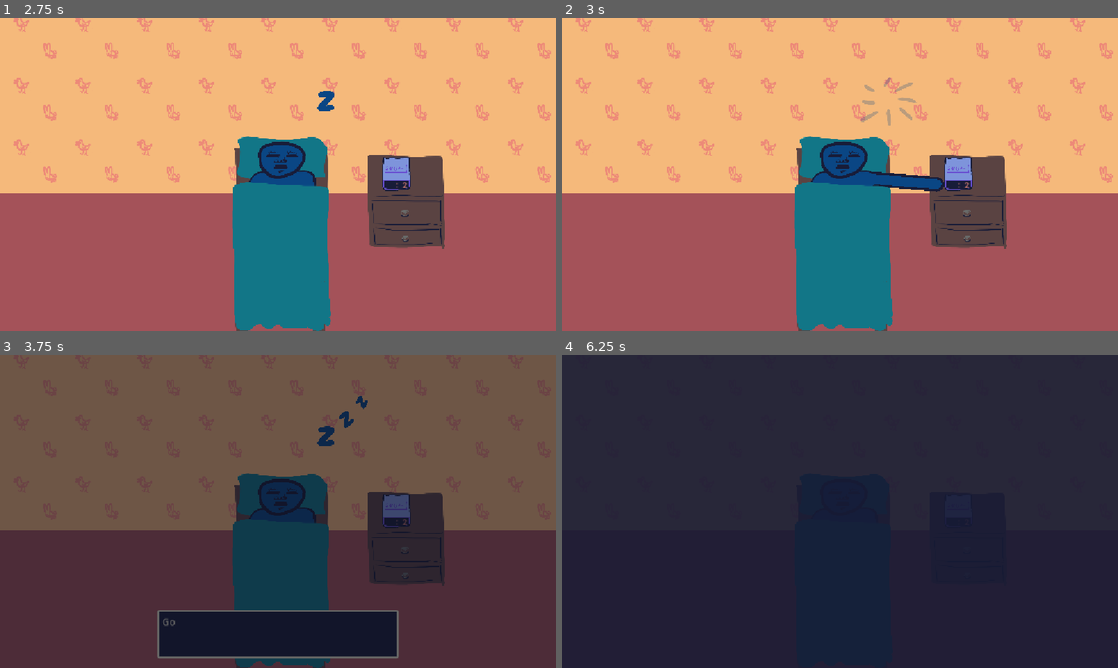
Above: before the commit, frames 1-4 (two rows, left to right).
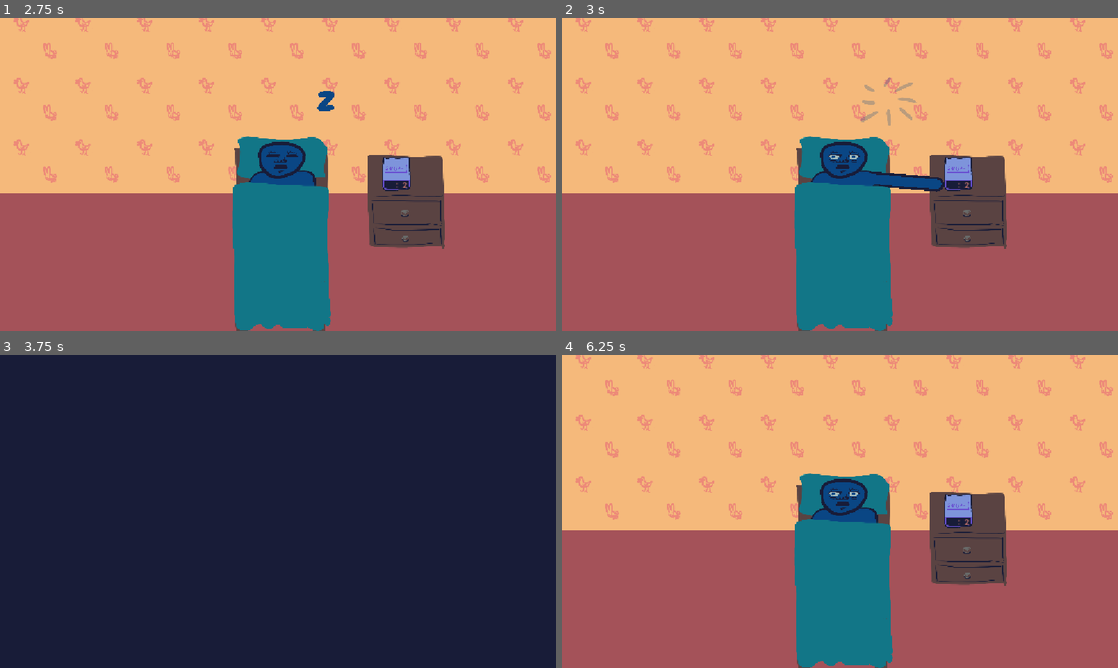
Above: after the commit, the same moments.

Repository: harperstoeckle/be_late_for_work
Game: Godot game, scene res://scenes/main.tscn
Two runs of this game, one before a commit and one after it. Both use one fixed random seed, a clock stepped at 60 frames per second and the inputs below. Sound files missing from this copy of the repository are replaced by a short silence.
Inputs:
- Up to frame 1 (2.75 s): tap Enter (ui_accept) at 0.5, 0.77, 1.52, 2 s; hold Up (ui_up) 0.53-1.28 s; hold J (snooze) 0.53-1.28 s; hold Down (ui_down) 1.28-2.03 s; tap J (snooze) at 1.35 s; hold Up (ui_up) from 2.03 s (still down); hold J (snooze) from 2.03 s (still down)
- Up to frame 2 (3 s): keep holding Up (ui_up); tap Enter (ui_accept) at 2.75 s; release J (snooze) at 2.78 s; tap J (snooze) at 2.85 s
- Up to frame 3 (3.75 s): tap Enter (ui_accept) at 3.02 s; release Up (ui_up) at 3.53 s; hold Down (ui_down) from 3.53 s (still down); hold J (snooze) from 3.53 s (still down)
- Up to frame 4 (6.25 s): tap Enter (ui_accept) at 3.77, 4.52, 5.75, 6.02 s; release J (snooze) at 4.28 s; tap J (snooze) at 4.35, 5.85 s; hold J (snooze) 5.03-5.78 s; release Down (ui_down) at 5.78 s; hold Up (ui_up) from 5.78 s (still down)

Frame 1 is identical in both runs. In frame 2, less than 0.1% of the frame differs, in the area x 48-54%, y 43-47%; in frame 3, 89%; in frame 4, 99%, in the area x 0-100%, y 0-100%.
Error before the commit: Modulo by zero error in operator '%'. (res://scripts/main.gd:124)
Error after the commit: Modulo by zero error in operator '%'. (res://scripts/main.gd:126)

Commit message:
Open the man's eyes when he wakes up

Diff:
--- a/scenes/main.tscn
+++ b/scenes/main.tscn
@@ -102,6 +102,14 @@
 region_enabled = true
 region_rect = Rect2(536.9977, 19.837585, 365.1991, 225.39633)
 
+[node name="ManEyes" type="Sprite2D" parent="ManHead" unique_id=1024657339]
+visible = false
+position = Vector2(12.5, -7.5)
+scale = Vector2(0.99999994, 0.99999994)
+texture = ExtResource("8_choun")
+region_enabled = true
+region_rect = Rect2(1106.7405, 499.16138, 202.57129, 77.03424)
+
 [node name="Arm" type="Node2D" parent="." unique_id=595817522]
 
 [node name="ArmBorder" type="Line2D" parent="Arm" unique_id=1857980103]
--- a/scripts/main.gd
+++ b/scripts/main.gd
@@ -50,6 +50,8 @@
 @onready var _overlay: ColorRect = %Overlay
 @onready var _success_effect_spawner: EffectSpawner = $SuccessEffectSpawner
 @onready var _failure_effect_spawner: EffectSpawner = $FailureEffectSpawner
+@onready var _man_head: Sprite2D = $ManHead
+@onready var _man_eyes: Sprite2D = $ManHead/ManEyes
 
 @onready var _global_hand_pos := _arm_border.to_global(_arm_border.points[1]) :
 	set(v):
@@ -167,6 +169,7 @@
 						_hit_react(_nightstand, Vector2(0, 10), 0.05)
 						_lose_life()
 						_failure_effect_spawner.spawn_at(effect_pos)
+						_hit_react(_man_head, Vector2(-10, 0), 0.05)
 				alarm_found = true
 				break
 
@@ -175,6 +178,7 @@
 			_hit_react(_nightstand, Vector2(0, 10), 0.05)
 			_lose_life()
 			_failure_effect_spawner.spawn_at(effect_pos)
+			_hit_react(_man_head, Vector2(-10, 0), 0.05)
 	elif event.is_action_pressed("ui_up"):
 		_save_checkpoint()
 	elif event.is_action_pressed("ui_down"):
@@ -288,6 +292,8 @@
 	_queued_events.clear()
 	_queued_dialogue.clear()
 
+	_man_eyes.hide()
+
 	# Always start with all lives.
 	for z in _sleep_zs:
 		z.unpop()
@@ -362,10 +368,12 @@
 		_sleep_zs[_num_lives_left].pop()
 
 	if _num_lives_left <= 0:
+		_man_eyes.show()
+
 		# Fade the black overlay in and out, and go back to the last checkpoint.
 		_death_reset_tween = get_tree().create_tween()
 		_death_reset_tween.tween_callback(_fade_out_music.bind(0.4))
-		_death_reset_tween.tween_property(_overlay, "modulate", Color.WHITE, 0.2).set_delay(0.2)
+		_death_reset_tween.tween_property(_overlay, "modulate", Color.WHITE, 0.2).set_delay(0.4)
 		_death_reset_tween.tween_property(_overlay, "modulate", Color(0, 0, 0, 0), 0.2).set_delay(0.4)
 		_death_reset_tween.parallel().tween_callback(_load_checkpoint).set_delay(0.4)
 		_death_reset_tween.parallel().tween_callback(_fade_in_music.bind(0.4)).set_delay(0.4)
Binary file changed: textures/bed_atlas.png
Not shown, changed: textures/bed_atlas.kra
